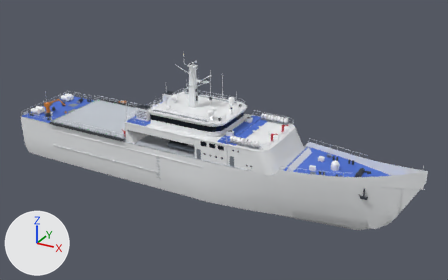
Two versions of the glTF model public/models/brp-gabriela-silang.glb, one commit apart.
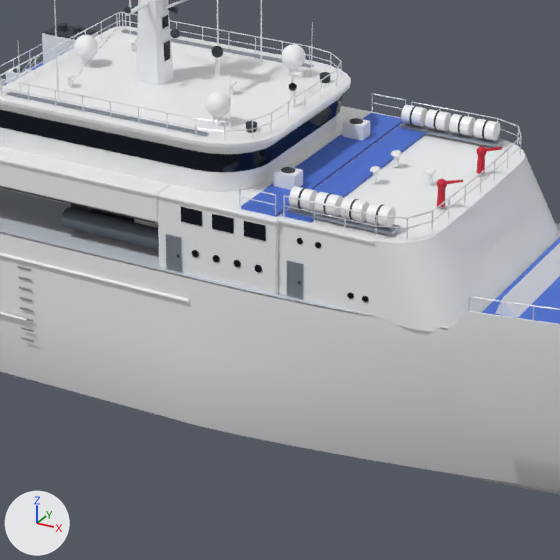
Each version appears first whole from a 50 mm lens placed at (56.9, -96.1, 56.3), pointed at (3.7, 0.6, 7.9), and next in a close-up on the part from 34% to 68% of the width and 30% to 85% of the height. The axes (+X, +Y, +Z) are drawn at lower left. The lights are the same throughout. The older version's two pictures come first. Vertices at exactly the same position are counted once.

In view in the first close-up: 'Bridge', 'BridgeRoof', 'BridgeWindows', 'Details', 'Fittings', 'ForeDeckhouse', 'Hull', 'MainDeck', 'Mast', 'RhibStarboard', 'SuperDetails', 'Superstructure' and 4 more.
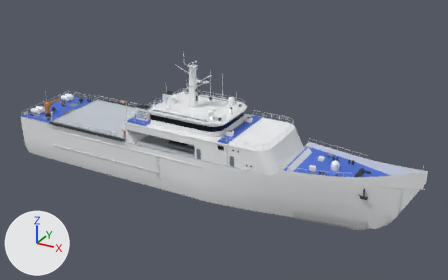
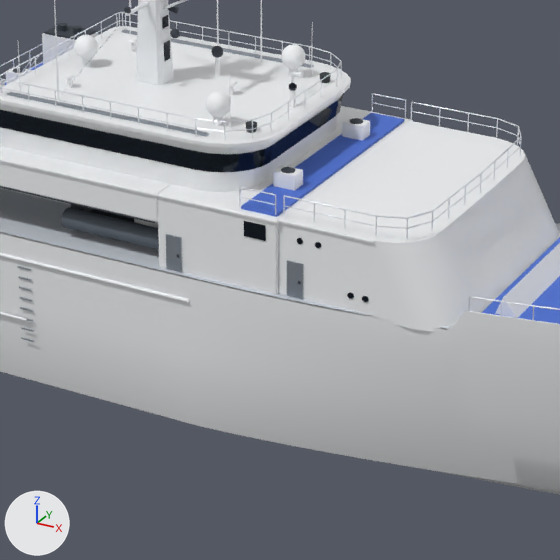
Location of each change, [x1, y1, x2, y2] in pixels of the close-ups (560 x 560 px):
'Fittings', reshaped
    before: [0, 0, 426, 241]
    after: [0, 0, 404, 241]
part 1 of me_details, deleted
    before: [192, 105, 504, 272]
part 2 of me_fittings, deleted
    before: [212, 214, 234, 233]
part 3 of me_fittings, deleted (blue)
    before: [282, 123, 426, 222]
part 4 of me_fittings, deleted
    before: [181, 207, 202, 226]

Diff of the bpy script that builds the scene:
```diff
--- a/public/models/brp-gabriela-silang.glb.py
+++ b/public/models/brp-gabriela-silang.glb.py
@@ me_details @@
 # used by ob_details; location = (0.0, 0.0, 0.0)
-me_details.from_pydata(...)  # 2650 vertices, 4468 faces; spans x -41.9..33.8, y -8.6..8.6, z 1.2..14.1
+me_details.from_pydata(...)  # 1570 vertices, 2436 faces; spans x -41.9..33.8, y -8.6..8.6, z 1.2..14.1
+# me_details part 1: 32 loose pieces with 1080 vertices, spanning x 4.0..16.3, y -7.7..7.7, z 8.2..13.0, are deleted
 me_details.materials.append(mat_white)
@@ me_details @@
 me_details.materials.append(mat_steel)
-me_details.materials.append(mat_glass)  # dark blue #17212c
-me_details.materials.append(mat_red)  # red #c8102e
 me_details.materials.append(mat_net)
@@ me_fittings @@
 # used by ob_fittings; location = (0.0, 0.0, 0.0)
-me_fittings.from_pydata(...)  # 1506 vertices, 2788 faces; spans x -41.8..41.5, y -7.7..7.7, z 7.0..19.8
+me_fittings.from_pydata(...)  # 1466 vertices, 2728 faces; spans x -41.8..41.5, y -7.7..7.7, z 7.0..19.8
+# me_fittings part 2: the loose piece of 8 vertices spanning x 5.2..6.4, y -7.7..-7.6, z 10.0..10.8 is deleted
+# me_fittings part 3: the loose piece of 8 vertices spanning x 8.8..10.4, y -7.0..7.0, z 11.2..11.3 is deleted
+# me_fittings part 4: the loose piece of 8 vertices spanning x 3.4..4.6, y -7.7..-7.6, z 10.0..10.8 is deleted
+# other edits to the shape of me_fittings do not show in these pictures
 me_fittings.materials.append(mat_bluedeck)
```
